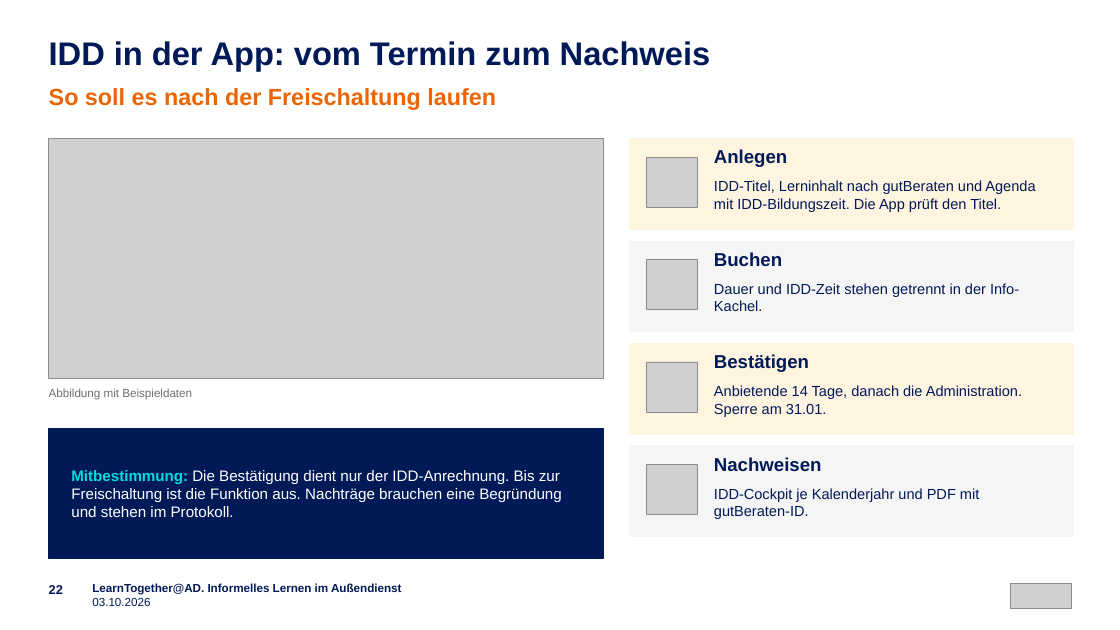
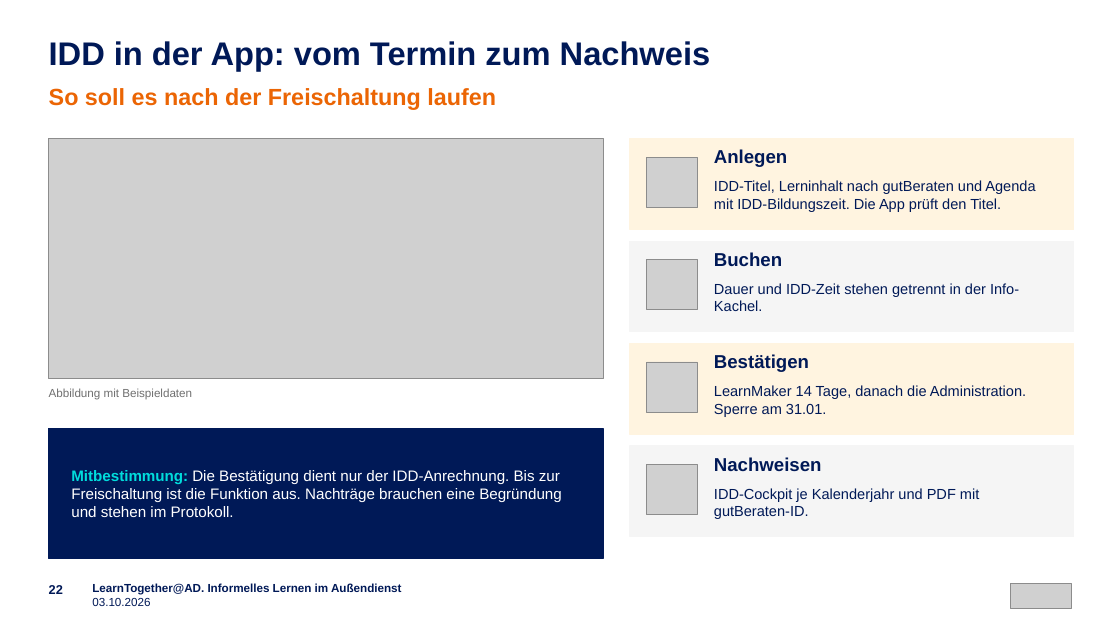
Before and after one commit to emplush/ruv_learntogether, a slide deck: slide 22 of docs/LearnTogether-AD_Praesentation.pptx. Drawn at 1120x630 pixels with LibreOffice and Linux fonts; fonts in the diff are those of the drawing; grey boxes stand for pictures. Boxes give left, top, right and bottom in pixels: in the first picture for what was removed or moved away, otherwise in the second. Text is boxed around its words. In the diff, an @@ line names an element or a change of style, - is before the commit and + after.

```diff
--- a/docs/LearnTogether-AD_Praesentation.pptx
+++ b/docs/LearnTogether-AD_Praesentation.pptx
@@ text at (714,385,1026,417): text changed @@
-Anbietende 14 Tage, danach die Administration. Sperre am 31.01.
+LearnMaker 14 Tage, danach die Administration. Sperre am 31.01.
```
Also in this commit, not shown: 10 other slides changed, 35 other files.
